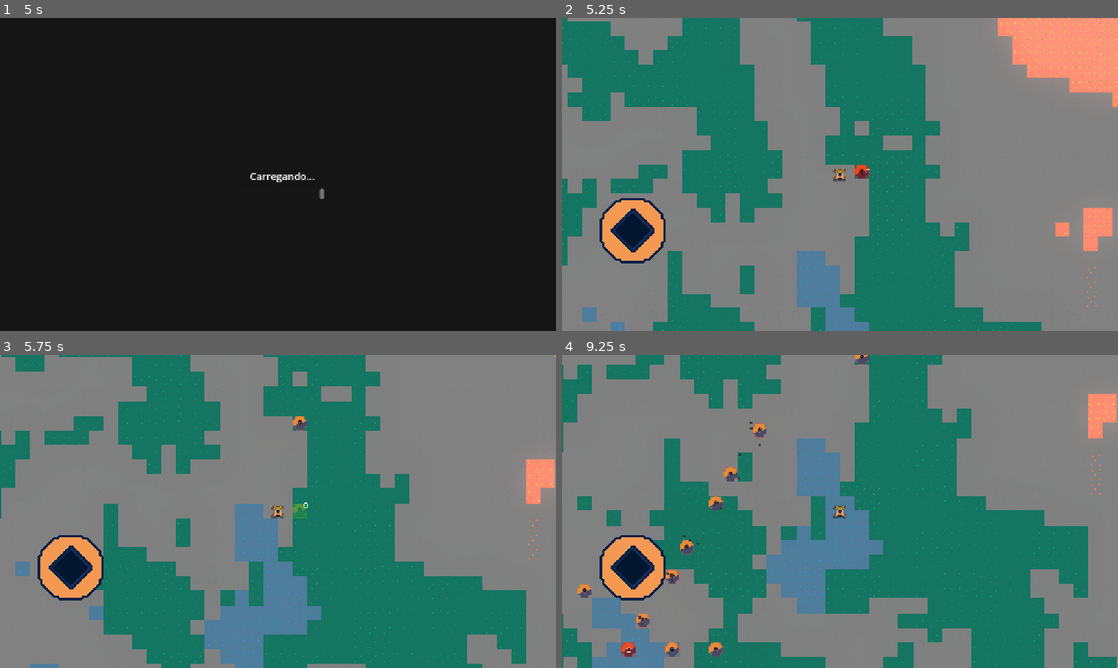
Above: before the commit, frames 1-4 (two rows, left to right).
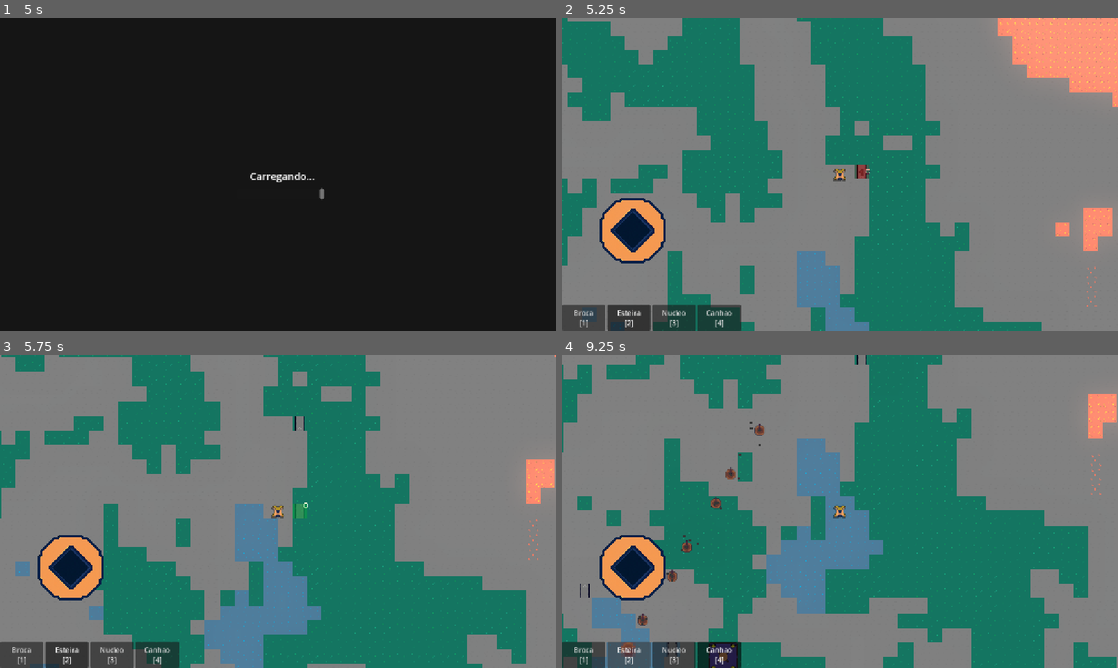
Above: after the commit, the same moments.

Repository: christianfelipesf/Factolyth
Game: Godot game, scene res://scenes/mundo.tscn
Two runs of this game, one before a commit and one after it. Both use one fixed random seed, a clock stepped at 60 frames per second and the inputs below.
Inputs (mouse positions are in pixels of both pictures, inside the frame that each line leads up to):
- Up to frame 1 (5 s): tap Enter at 0.5 s; move the mouse to (400, 158) at 0.52 s; hold D (move_right) 0.53-1.25 s; hold E (interact) 0.53-1.25 s; click (400, 158) at 0.67 s; tap 1 at 0.8 s; drag from (166, 190) to (316, 199) at 1.27 s; move the mouse to (333, 105) at 2.02 s; hold D (move_right) 2.03-2.75 s; tap 2 at 2.1 s; tap 3 at 2.3 s; drag from (250, 237) to (111, 127) at 2.77 s; move the mouse to (444, 221) at 3.52 s; hold A (move_left) 3.53-4.25 s; hold E (interact) 3.53-4.25 s; tap 4 at 3.6 s; drag from (111, 127) to (316, 199) at 4.27 s
- Up to frame 2 (5.25 s): move the mouse to (867, 174) at 5.02 s; hold S (move_down) from 5.03 s (still down); hold E (interact) from 5.03 s (still down); click (867, 174) at 5.17 s
- Up to frame 3 (5.75 s): keep holding S (move_down); keep holding E (interact); tap 2 at 5.3 s
- Up to frame 4 (9.25 s): release S (move_down) at 5.75 s; release E (interact) at 5.75 s; click (584, 655) at 5.75 s, where only the run after the commit has a clickable "Broca [1]"; click (628, 655) at 6.5 s, where only the run after the commit has a clickable "Esteira [2]"; click (673, 655) at 7.25 s, where only the run after the commit has a clickable "Nucleo [3]"; click (717, 655) at 8 s, where only the run after the commit has a clickable "Canhao [4]"; tap Space at 8.75 s; drag from (756, 433) to (628, 649) at 8.77 s

Frame 1 is identical in both runs. In frame 2, 2.7% of the frame differs, in the area x 0-56%, y 46-100%; in frame 3, 2.7%; in frame 4, 3.3%, in the area x 0-56%, y 0-100%.

Commit message:
dwadwad
dawdwad

Diff:
--- /dev/null
+++ b/scenes/barra_construcao.tscn
@@ -0,0 +1,30 @@
+[gd_scene format=3 uid="uid://bfbwco8rr7fd1"]
+
+[ext_resource type="Script" uid="uid://cxl3p67tscvku" path="res://scripts/barra_construcao.gd" id="1_orj5b"]
+
+[node name="BarraConstrucao" type="Control" unique_id=941025085]
+layout_mode = 3
+anchors_preset = 15
+anchor_right = 1.0
+anchor_bottom = 1.0
+grow_horizontal = 2
+grow_vertical = 2
+script = ExtResource("1_orj5b")
+
+[node name="Background" type="ColorRect" parent="." unique_id=393163289]
+layout_mode = 1
+anchors_preset = 2
+anchor_top = 1.0
+anchor_bottom = 1.0
+offset_top = -60.0
+grow_vertical = 0
+color = Color(0, 0, 0, 0.35)
+
+[node name="HBoxContainer" type="HBoxContainer" parent="." unique_id=1482940930]
+layout_mode = 1
+anchors_preset = 2
+anchor_top = 1.0
+anchor_bottom = 1.0
+offset_top = -60.0
+grow_vertical = 0
+alignment = 1
--- a/scenes/playerui.tscn
+++ b/scenes/playerui.tscn
@@ -2,6 +2,7 @@
 
 [ext_resource type="Script" uid="uid://b6p0mqvla7410" path="res://scripts/joygstick.gd" id="1_5vk06"]
 [ext_resource type="Texture2D" uid="uid://dbsg6x85rfcli" path="res://images/ui/joystick.png" id="3_xx5n8"]
+[ext_resource type="PackedScene" path="res://scenes/barra_construcao.tscn" id="4_y1cqx"]
 
 [node name="CanvasLayer" type="CanvasLayer" unique_id=216092279]
 
@@ -20,3 +21,5 @@
 position = Vector2(162.99998, 488.99997)
 scale = Vector2(0.2, 0.2)
 texture = ExtResource("3_xx5n8")
+
+[node name="BarraConstrucao" parent="." instance=ExtResource("4_y1cqx")]
--- /dev/null
+++ b/scripts/barra_construcao.gd
@@ -0,0 +1,46 @@
+extends Control
+
+var _itens: Array = []
+var _slots: Array[Button] = []
+var _indice_selecionado: int = -1
+var _jogador: Node = null
+
+@onready var hbox: HBoxContainer = $HBoxContainer
+
+func _ready() -> void:
+	_jogador = get_tree().root.find_child("Jogador", true, false)
+	if _jogador:
+		if _jogador.has_method("get_itens_construcao"):
+			_itens = _jogador.get_itens_construcao()
+		if _jogador.has_signal("item_selecionado"):
+			_jogador.item_selecionado.connect(_atualizar_destaque)
+	_construir_slots()
+	if _jogador and _jogador.has_method("get_indice_item_atual"):
+		_atualizar_destaque(_jogador.get_indice_item_atual())
+
+func _construir_slots() -> void:
+	for s in _slots:
+		s.queue_free()
+	_slots.clear()
+
+	for i in _itens.size():
+		var item = _itens[i]
+		var btn = Button.new()
+		btn.text = item.nome + "\n[" + str(i + 1) + "]"
+		btn.custom_minimum_size = Vector2(100, 56)
+		btn.size_flags_horizontal = SIZE_SHRINK_CENTER
+		btn.toggle_mode = true
+		btn.pressed.connect(_on_slot_pressed.bind(i))
+		hbox.add_child(btn)
+		_slots.append(btn)
+
+	_indice_selecionado = -1
+
+func _atualizar_destaque(indice: int) -> void:
+	_indice_selecionado = indice
+	for i in _slots.size():
+		_slots[i].button_pressed = (i == indice)
+
+func _on_slot_pressed(indice: int) -> void:
+	if _jogador and _jogador.has_method("selecionar_item_por_indice"):
+		_jogador.selecionar_item_por_indice(indice)
--- a/scripts/jogador.gd
+++ b/scripts/jogador.gd
@@ -15,12 +15,16 @@
 var _itens_construcao: Array[ItemConstrucao] = []
 var _indice_item_atual: int = -1
 
+signal item_selecionado(indice: int)
+
 @onready var target_zoom_value: float = (MIN_ZOOM + MAX_ZOOM) / 2.0
 @onready var camera: Camera2D = $Camera2D
 @onready var marker: Marker2D = $Marker2D
 
 func _ready() -> void:
 	carregar_itens_construcao()
+	if not _itens_construcao.is_empty():
+		selecionar_item_por_indice(0)
 
 func carregar_itens_construcao() -> void:
 	_adicionar_item_com_cena("Broca", _BROCA)
@@ -83,14 +87,31 @@
 			target_zoom_value -= ZOOM_STEP
 		target_zoom_value = clamp(target_zoom_value, MIN_ZOOM, MAX_ZOOM)
 
-	# [🌟 CICLO DE ITENS COM E]
+	# [🌟 CICLO DE ITENS COM E / TECLAS 1-4]
 	if event.is_action_pressed("interact"):
 		if _itens_construcao.is_empty():
 			return
-		_indice_item_atual = (_indice_item_atual + 1) % _itens_construcao.size()
-		var item = _itens_construcao[_indice_item_atual]
-		marker.equipar_item(item)
-		print("🔧 Item selecionado: ", item.nome)
+		var novo = (_indice_item_atual + 1) % _itens_construcao.size()
+		selecionar_item_por_indice(novo)
+	if event is InputEventKey and event.pressed and not event.echo:
+		match event.keycode:
+			KEY_1: selecionar_item_por_indice(0)
+			KEY_2: selecionar_item_por_indice(1)
+			KEY_3: selecionar_item_por_indice(2)
+			KEY_4: selecionar_item_por_indice(3)
+
+func get_itens_construcao() -> Array:
+	return _itens_construcao
+
+func get_indice_item_atual() -> int:
+	return _indice_item_atual
+
+func selecionar_item_por_indice(indice: int) -> void:
+	if indice < 0 or indice >= _itens_construcao.size():
+		return
+	_indice_item_atual = indice
+	marker.equipar_item(_itens_construcao[_indice_item_atual])
+	item_selecionado.emit(indice)
 
 func _extrair_tamanho_grid(cena: PackedScene) -> Vector2i:
 	var inst = cena.instantiate()
@@ -119,7 +140,5 @@
 	if dados.has("zoom"):
 		target_zoom_value = dados.zoom
 	if dados.has("item_atual"):
-		_indice_item_atual = dados.item_atual
-		if _indice_item_atual >= 0 and _indice_item_atual < _itens_construcao.size():
-			marker.equipar_item(_itens_construcao[_indice_item_atual])
+		selecionar_item_por_indice(dados.item_atual)
 	camera.position_smoothing_enabled = true
Not shown, added: scripts/barra_construcao.gd.uid
